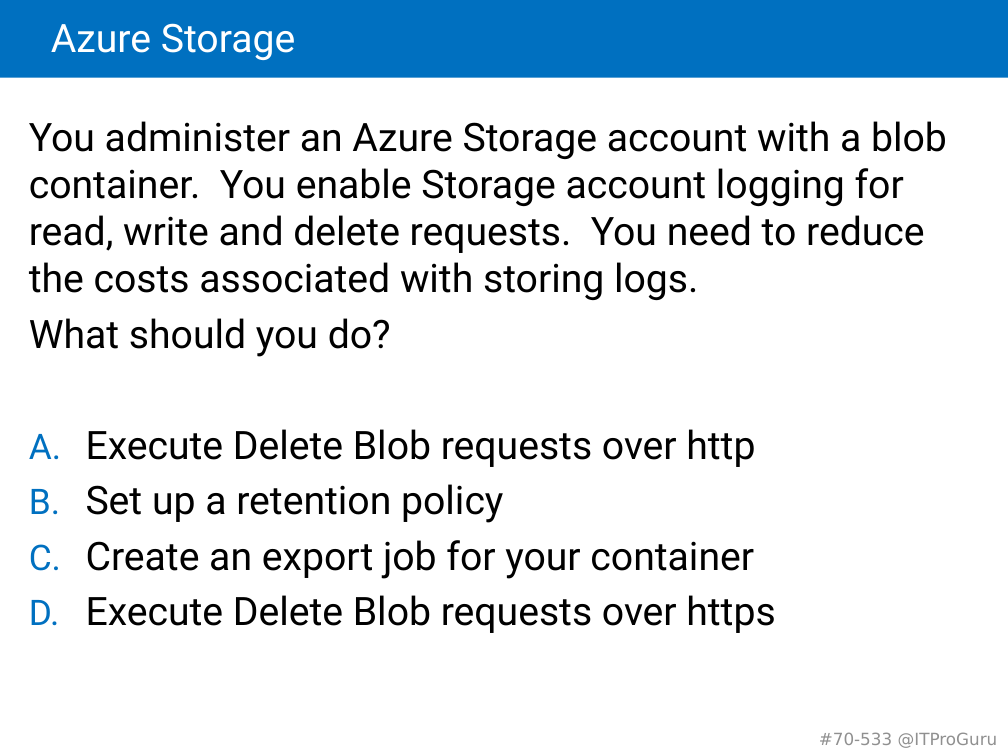
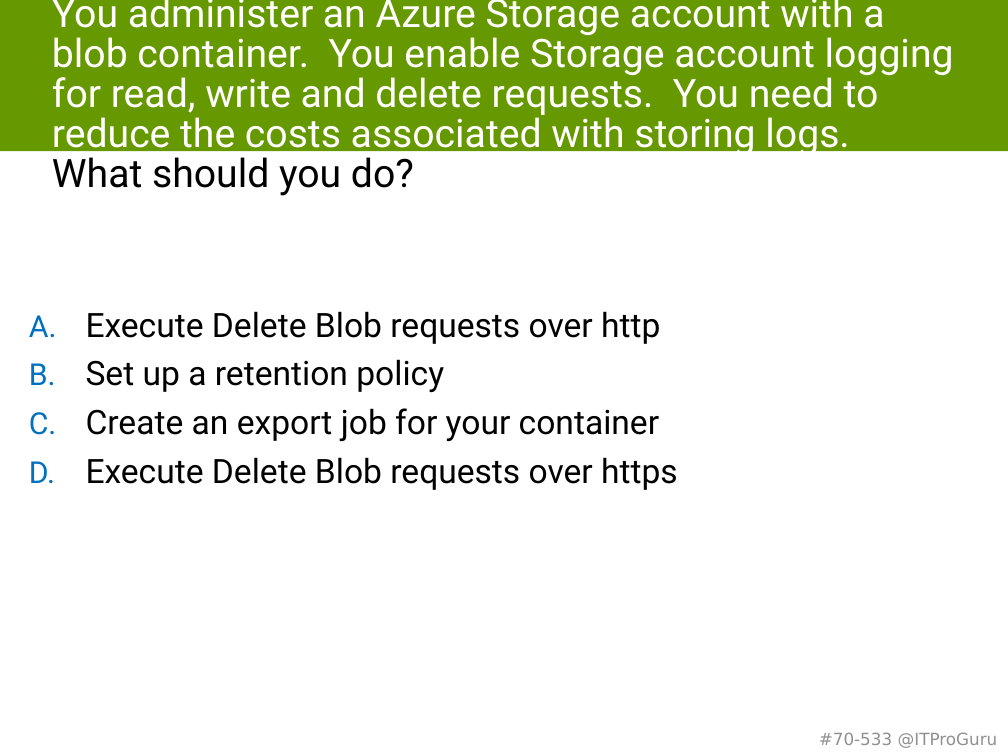
Before and after one commit to guruskill/70-533, a slide deck: slide 66 of 70-533-03-StorageMK.pptx (slide 60 before the commit). Drawn at 1008x756 pixels with LibreOffice and Linux fonts; fonts in the diff are those of the drawing. Boxes give left, top, right and bottom in pixels: in the first picture for what was removed or moved away, otherwise in the second. Text is boxed around its words. In the diff, an @@ line names an element or a change of style, - is before the commit and + after.

Commit message:
Storage Updates

```diff
--- a/70-533-03-StorageMK.pptx
+++ b/70-533-03-StorageMK.pptx
@@ rectangle added at <box>0,0,1008,151</box>, fill #669900 @@
@@ title removed at <box>51,23,296,60</box> @@
-Azure Storage
@@ title added at <box>52,0,954,196</box>, 28 pt, text #FFFFFF @@
+You administer an Azure Storage account with a blob container. You enable Storage account logging for read, write and delete requests. You need to reduce the costs associated with storing logs.
+What should you do?
@@ text at <box>29,121,947,357</box>: paragraphs removed @@
-You administer an Azure Storage account with a blob container. You enable Storage account logging for read, write and delete requests. You need to reduce the costs associated with storing logs.
-What should you do?
@@ text "Execute Delete Blob requests over ...": place and size @@
-text "Execute Delete Blob requests over ..." at <box>29,121,947,633</box>
+text "Execute Delete Blob requests over ..." at <box>86,311,678,490</box>
@@ text "Execute Delete Blob requests over ..." at <box>86,311,678,490</box>: size 28 to 24 pt @@
```
Also in this commit, not shown: 4 other slides changed, 9 slides added, 1 slide removed.
